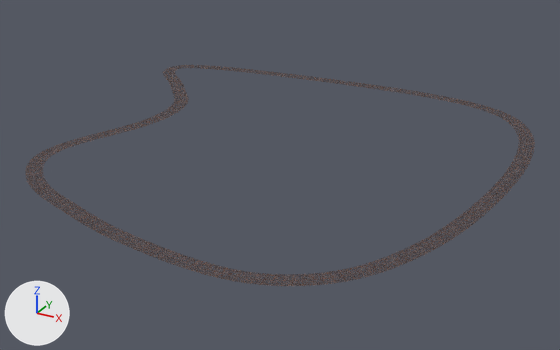
One commit to the FBX model GameContent/Models/RingMap_track.fbx: the scene before it, then after it.
One viewpoint serves both versions: a camera (50 mm lens) standing at (12.4, -20.2, 9.23) and looking at (1.41, -0.22, -0.76). Every picture has the same lights, and +X, +Y and +Z are marked at lower left. Where no turn or scale is listed for an object, it has been applied to the vertices.

Names of what the first picture shows: 'loftedSurface4'.
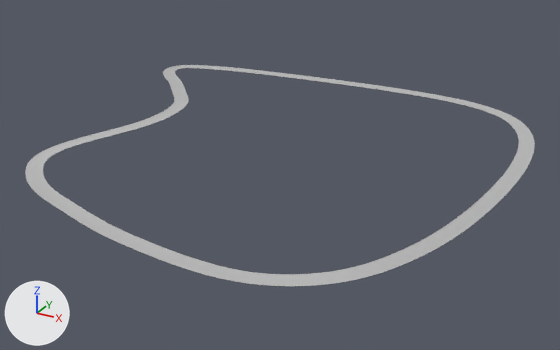
The change, as JSON lines over the scene's bpy script:
```json
{"op": "add", "block": "mat_default_material", "code": ["mat_default_material = principled_material('Default_Material')", "mat_default_material.base_color = (0.5, 0.5, 0.5)  # grey #bcbcbc"]}
{"block": "me_mesh", "where": "me_mesh.from_pydata(...)  # 1500 vertices, 1250 faces; spans x -7.1..8.6, y -8.1..8.0, z 0.0..0.7"}
{"op": "remove", "block": "me_mesh", "code": "me_mesh.materials.append(mat_track2)"}
{"op": "add", "block": "me_mesh", "code": "me_mesh.materials.append(mat_default_material)  # grey #bcbcbc"}
```

Boxes (x1, y1, x2, y2) around the edits, measured in the pictures (560 x 350 px):
```json
{"object": "loftedSurface4", "change": "recoloured", "before": [25, 65, 535, 286], "after": [25, 65, 535, 286]}
```
